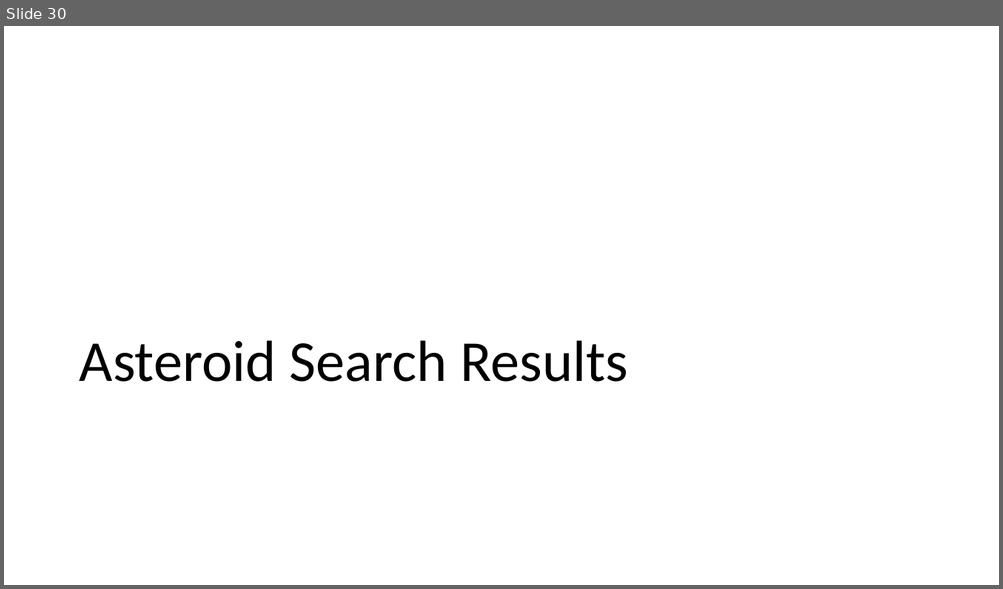
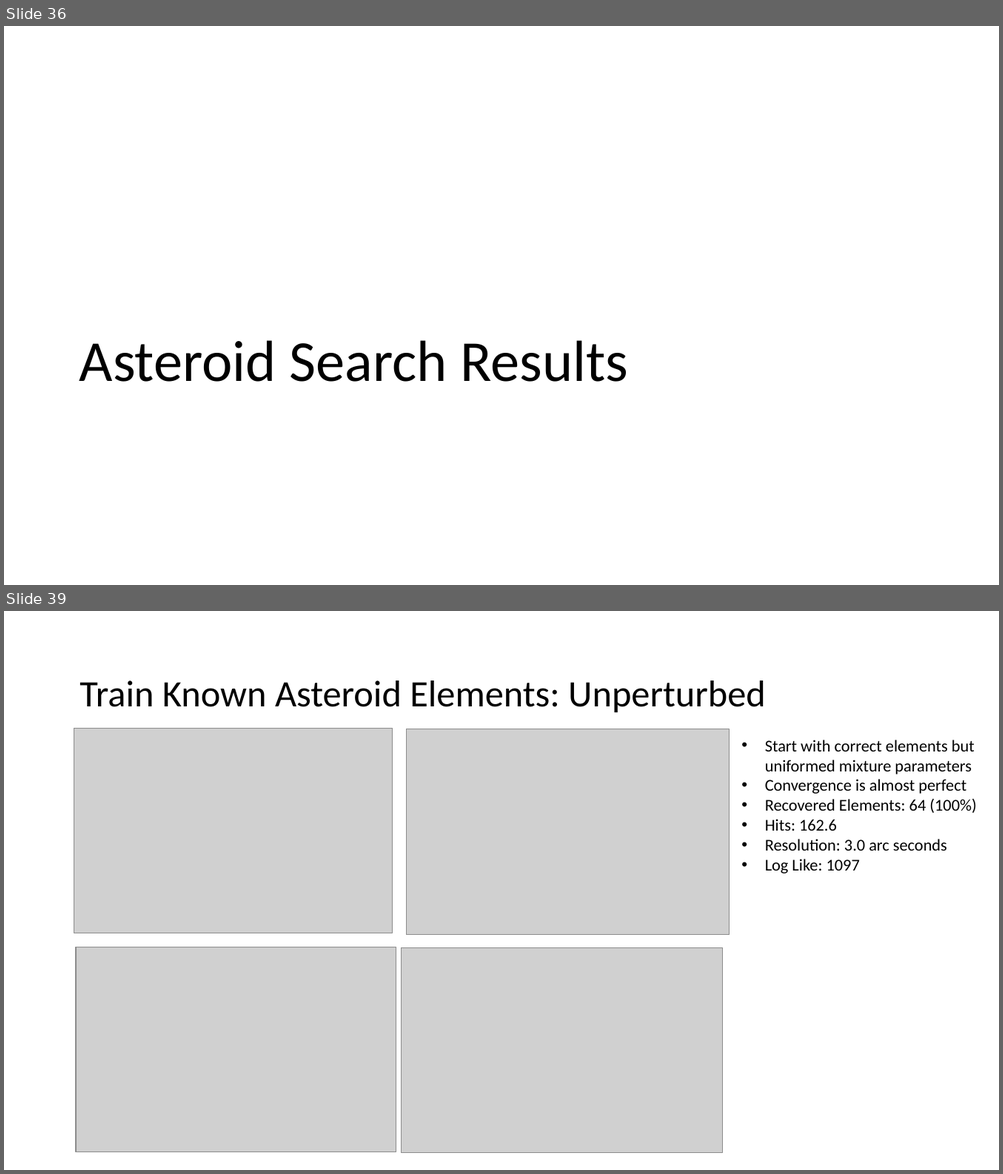
Before and after one commit to memanuel/kepler-sieve, a slide deck: thesis/kepler-sieve-slides.pptx. Shown one above the other, each under a label of ours: slide 30 before the commit, slides 36 and 39 after it; the slides between them are not shown. The pictures are 1003x589 and 1003x1174 pixels, drawn with LibreOffice and Linux fonts; fonts in the diff are those of the drawing; grey boxes stand for pictures. Boxes give left, top, right and bottom in pixels: in the first picture for what was removed or moved away, otherwise in the second. Text is boxed around its words. In the diff, an @@ line names an element or a change of style, - is before the commit and + after.

```diff
--- a/thesis/kepler-sieve-slides.pptx
+++ b/thesis/kepler-sieve-slides.pptx
@@ slide 39 added at (4,611,999,1170), background #FFFFFF @@
@@ title added at (79,681,765,712), 36 pt, text #000000 @@
+Train Known Asteroid Elements: Unperturbed
@@ picture added at (74,728,392,934) @@
@@ picture added at (406,729,729,936) @@
@@ text added at (765,740,976,874), 16 pt, text #000000 @@
+• Start with correct elements but uniformed mixture parameters
+• Convergence is almost perfect
+• Recovered Elements: 64 (100%)
+• Hits: 162.6
+• Resolution: 3.0 arc seconds
+• Log Like: 1097
@@ picture added at (76,948,395,1153) @@
@@ picture added at (401,948,723,1153) @@
@@ what was slide 30 is now slide 36 @@
```
Also in this commit, not shown: 15 other slides added, 2 slides removed, 3 other files.
